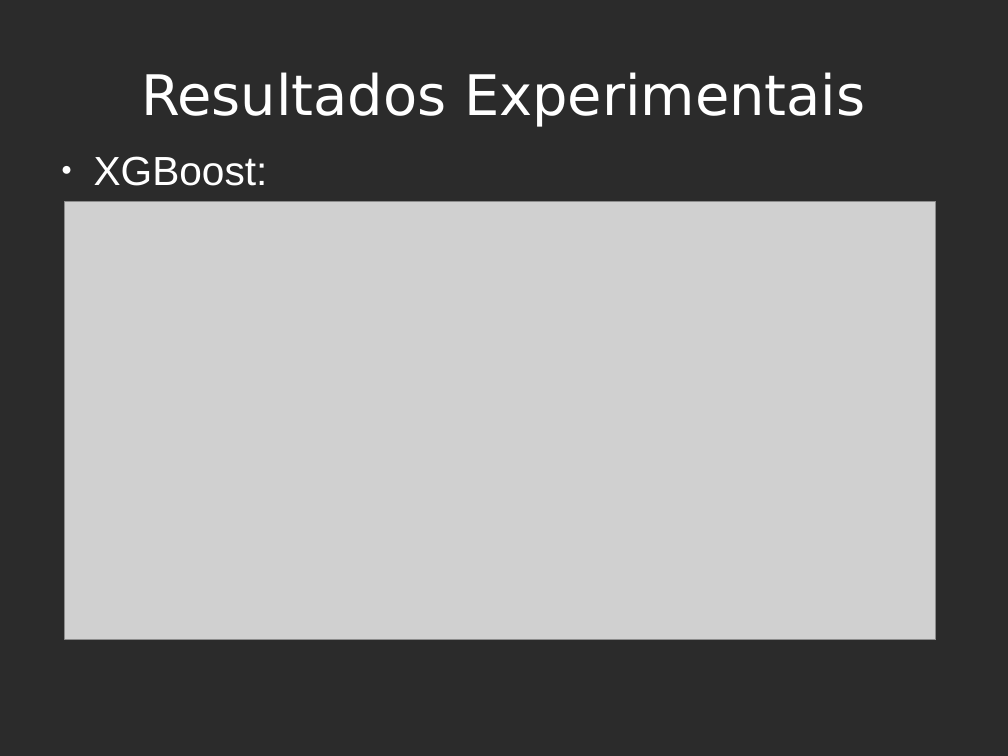
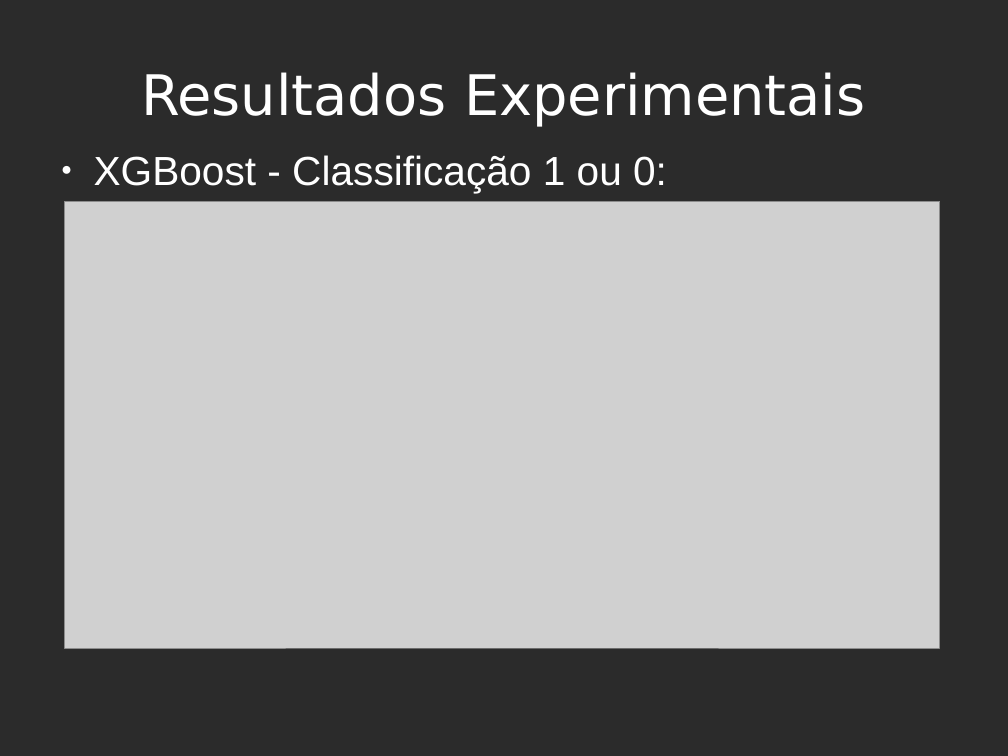
Before and after one commit to sdkgit123/RNA-atv3, a slide deck: slide 30 of RNA-apresentacao.odp (slide 21 before the commit). Drawn at 1008x756 pixels with LibreOffice and Linux fonts; fonts in the diff are those of the drawing; grey boxes stand for pictures; background and template pictures are left out; a plain dark background stands for a picture behind light text. Boxes give left, top, right and bottom in pixels: in the first picture for what was removed or moved away, otherwise in the second. Text is boxed around its words. In the diff, an @@ line names an element or a change of style, - is before the commit and + after.

```diff
--- a/RNA-apresentacao.odp
+++ b/RNA-apresentacao.odp
@@ text at <box>94,155,667,193</box>: text changed @@
-● XGBoost:
+● XGBoost - Classificação 1 ou 0:
@@ picture: place and size @@
-picture at <box>65,201,937,639</box>
+picture at <box>65,201,940,649</box>
```
Also in this commit, not shown: 10 other slides changed, 9 slides added, 1 other file.
